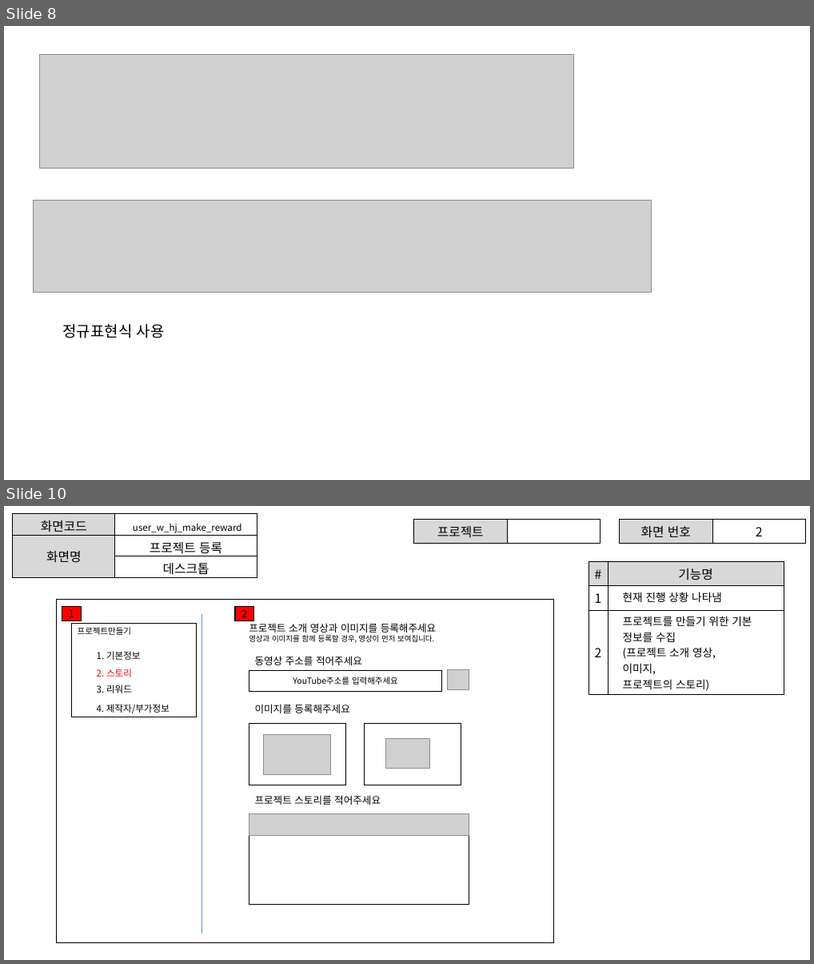
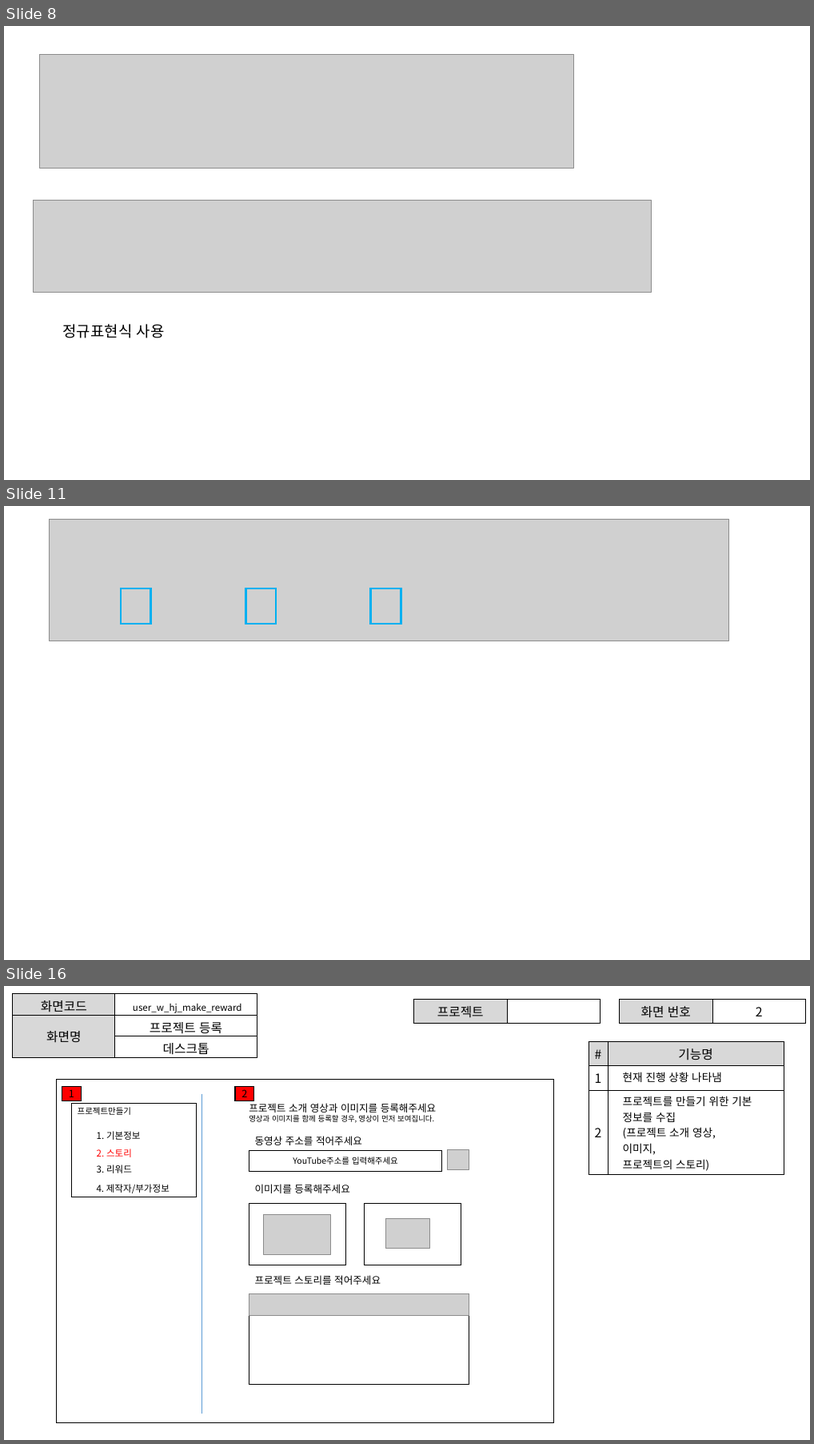
Before and after one commit to ezenteam2/EzenCrowdFunding, a slide deck: project03 화면설계서/project03 - 화면 설계서 - 형준.pptx. Shown one above the other, each under a label of ours: slides 8 and 10 before the commit, slides 8, 11 and 16 after it; the slides between them are not shown. The pictures are 814x964 and 814x1444 pixels, drawn with LibreOffice and Linux fonts; fonts in the diff are those of the drawing; grey boxes stand for pictures. Boxes give left, top, right and bottom in pixels: in the first picture for what was removed or moved away, otherwise in the second. Text is boxed around its words. In the diff, an @@ line names an element or a change of style, - is before the commit and + after.

```diff
--- a/project03 화면설계서/project03 - 화면 설계서 - 형준.pptx
+++ b/project03 화면설계서/project03 - 화면 설계서 - 형준.pptx
@@ slide 11 added at box(4, 506, 810, 960), background #FFFFFF @@
@@ picture added at box(50, 520, 730, 641) @@
@@ rectangle added at box(121, 588, 151, 624), outline #00B0F0 2.5 pt @@
@@ rectangle added at box(246, 588, 276, 624), outline #00B0F0 2.5 pt @@
@@ rectangle added at box(371, 588, 402, 624), outline #00B0F0 2.5 pt @@
@@ what was slide 10 is now slide 16 @@
```
Also in this commit, not shown: 6 other slides added, 1 slide removed.
